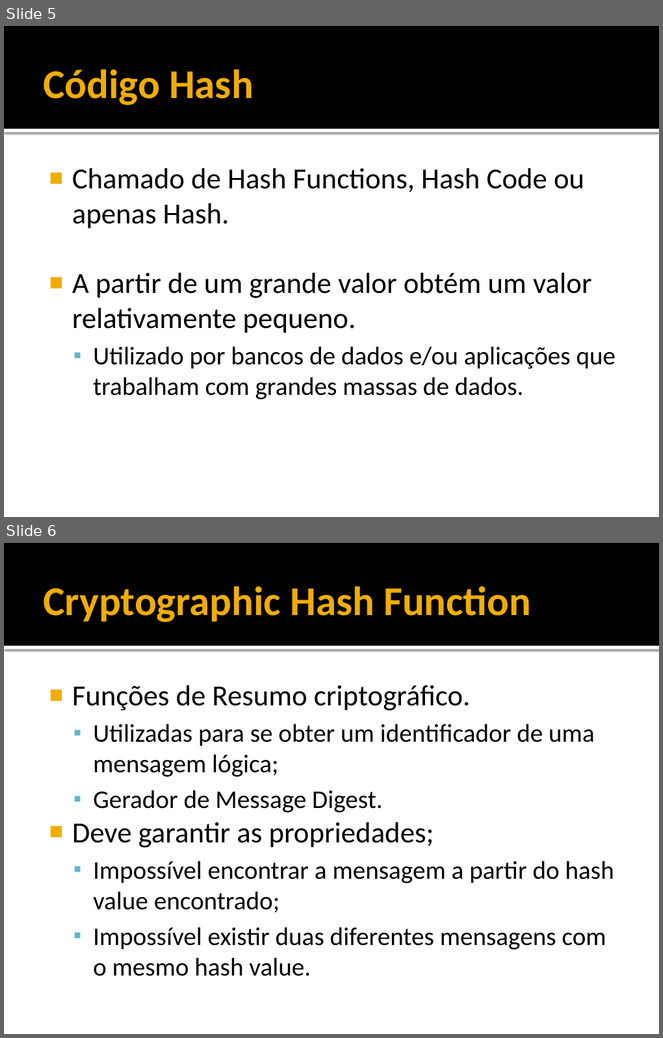
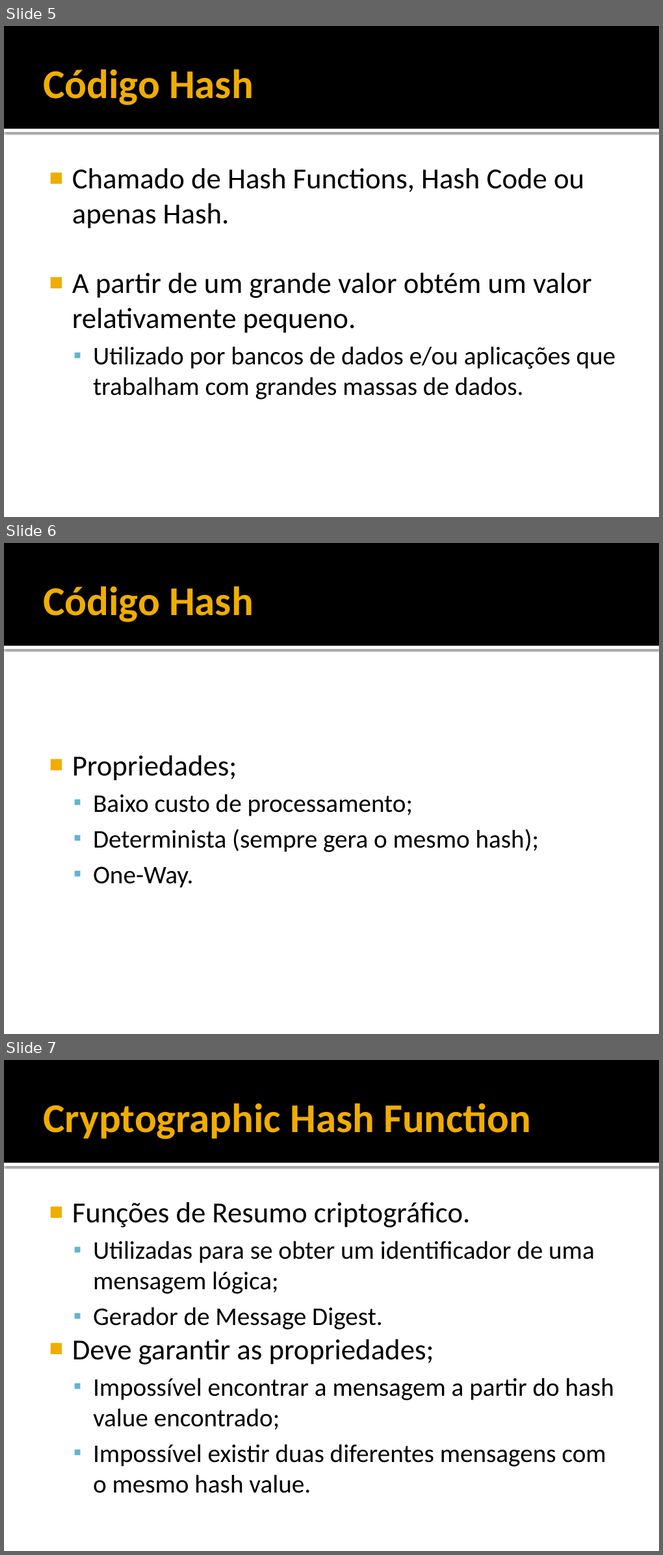
Before and after one commit to rayu1988/svn-jeanbruno, a slide deck: DOCS/TCC/5 - APRESENTAÇÃO.pptx. Shown one above the other, each under a label of ours: slides 5 and 6 before the commit, slides 5, 6 and 7 after it. The pictures are 663x1038 and 663x1555 pixels, drawn with LibreOffice and Linux fonts; fonts in the diff are those of the drawing. Boxes give left, top, right and bottom in pixels: in the first picture for what was removed or moved away, otherwise in the second. Text is boxed around its words. In the diff, an @@ line names an element or a change of style, - is before the commit and + after.

```diff
--- a/DOCS/TCC/5 - APRESENTAÇÃO.pptx
+++ b/DOCS/TCC/5 - APRESENTAÇÃO.pptx
@@ slide 6 added at [4, 543, 659, 1034], background #FFFFFF; not listed: 2 template elements that a slide beside it also shows @@
@@ title added at [43, 586, 254, 622], 45 pt, text #F0AD00, bold @@
+Código Hash
@@ text added at [72, 756, 540, 888], 28 pt, text #000000 @@
+■ Propriedades;
+  ▪ Baixo custo de processamento;
+  ▪ Determinista (sempre gera o mesmo hash);
+  ▪ One-Way.
@@ what was slide 6 is now slide 7 @@
```
Also in this commit, not shown: 2 slides changed, 7 other slides added.
